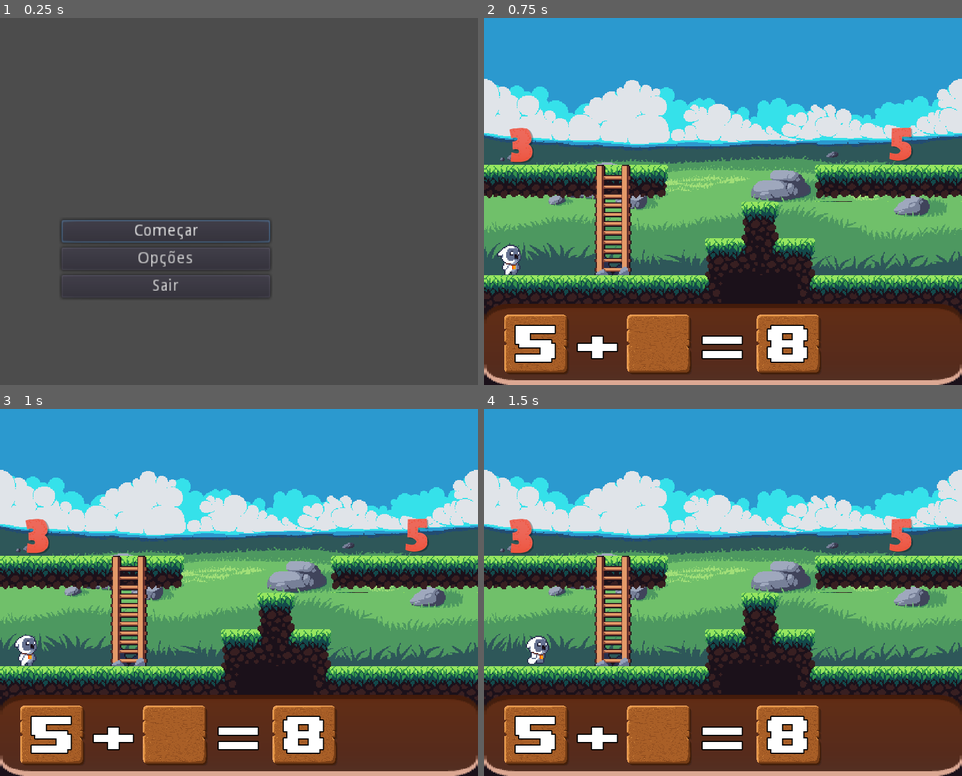
Above: before the commit, frames 1-4 (two rows, left to right).
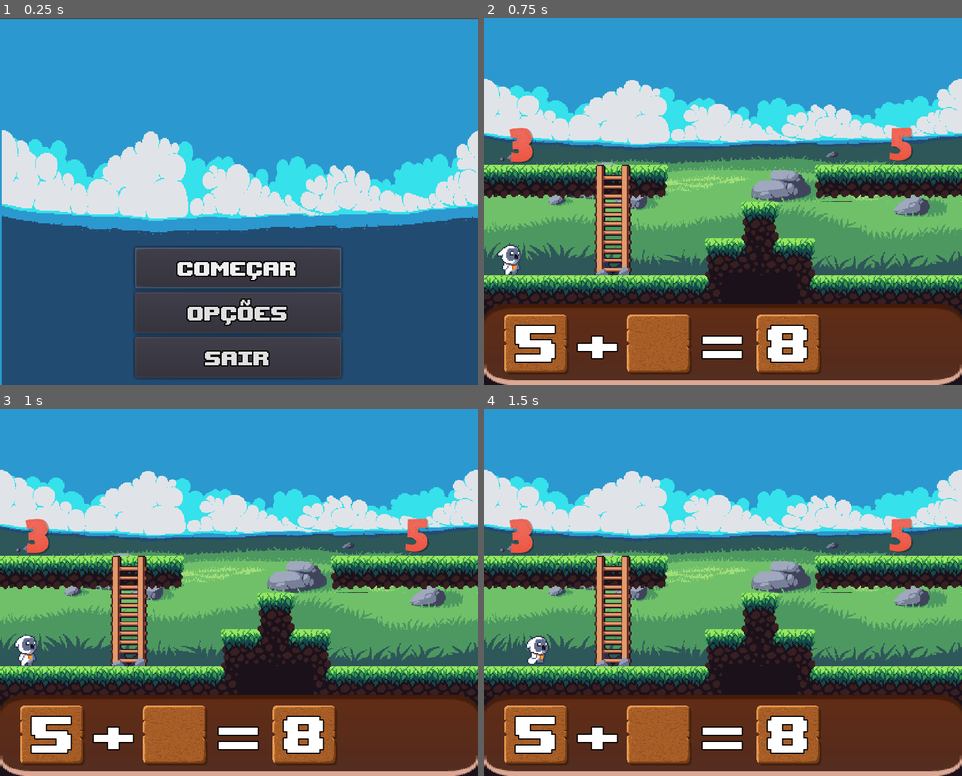
Above: after the commit, the same moments.

Repository: lucaslpsilveira/Go-Math
Game: Godot game, scene res://Menu.tscn
The game is run twice, just before and just after one commit, with the same random seed, the same clock (stepped at 60 frames per second) and the same inputs.
Inputs:
- Up to frame 1 (0.25 s): no input
- Up to frame 2 (0.75 s): click "Começar" at 0.5 s
- Up to frame 3 (1 s): no input
- Up to frame 4 (1.5 s): tap Enter at 1.25 s; hold Right (ui_right) from 1.28 s (still down); hold C (c) from 1.28 s (still down)

The runs differ from the first frame. In frame 1, 88% of the frame differs, in the area x 0-100%, y 0-100%; in frame 2, nothing differs; in frame 3, nothing differs; in frame 4, nothing differs.

Commit message:
Refactor numeros e menu

Diff:
--- /dev/null
+++ b/Assets/Interface/Menu_btn.tres
@@ -0,0 +1,17 @@
+[gd_resource type="Theme" load_steps=2 format=2]
+
+[sub_resource type="StyleBoxTexture" id=1]
+
+[resource]
+Button/colors/font_color = Color( 0, 0, 0, 1 )
+Button/colors/font_color_disabled = Color( 0, 0, 0, 1 )
+Button/colors/font_color_focus = Color( 0, 0, 0, 1 )
+Button/colors/font_color_hover = Color( 0, 0, 0, 1 )
+Button/colors/font_color_pressed = Color( 0, 0, 0, 1 )
+Button/constants/hseparation = 0
+Button/fonts/font = null
+Button/styles/disabled = SubResource( 1 )
+Button/styles/focus = null
+Button/styles/hover = null
+Button/styles/normal = null
+Button/styles/pressed = null
--- a/Fase_1.tscn
+++ b/Fase_1.tscn
@@ -1,9 +1,9 @@
 [gd_scene load_steps=40 format=2]
 
 [ext_resource path="res://Player.tscn" type="PackedScene" id=1]
-[ext_resource path="res://Numeros/3/Numero3.tscn" type="PackedScene" id=2]
+[ext_resource path="res://Numero3.tscn" type="PackedScene" id=2]
 [ext_resource path="res://Fase_1.gd" type="Script" id=3]
-[ext_resource path="res://Numeros/5/Numero5.tscn" type="PackedScene" id=4]
+[ext_resource path="res://Numeros/Numero5.tscn" type="PackedScene" id=4]
 [ext_resource path="res://Assets/World/Tiles/TileSet.png" type="Texture" id=5]
 [ext_resource path="res://Assets/Interface/PNG/bubble/table.png" type="Texture" id=6]
 [ext_resource path="res://Assets/World/Background/Background.png" type="Texture" id=7]
--- a/Menu.tscn
+++ b/Menu.tscn
@@ -1,36 +1,76 @@
-[gd_scene load_steps=2 format=2]
+[gd_scene load_steps=8 format=2]
 
 [ext_resource path="res://Menu.gd" type="Script" id=1]
+[ext_resource path="res://Assets/World/Background/Layers/8.png" type="Texture" id=2]
+[ext_resource path="res://Assets/World/Background/Layers/7.png" type="Texture" id=3]
+[ext_resource path="res://Assets/World/Background/Layers/6.png" type="Texture" id=4]
+
+[sub_resource type="DynamicFontData" id=1]
+font_path = "res://Assets/Font/upheavtt.ttf"
+
+[sub_resource type="DynamicFont" id=2]
+size = 24
+outline_size = 1
+outline_color = Color( 0, 0, 0, 1 )
+extra_spacing_top = 4
+extra_spacing_bottom = 4
+font_data = SubResource( 1 )
+
+[sub_resource type="Theme" id=3]
+default_font = SubResource( 2 )
 
 [node name="Menu" type="Control"]
 anchor_right = 1.0
 anchor_bottom = 1.0
 script = ExtResource( 1 )
+__meta__ = {
+"_edit_horizontal_guides_": [ 325.0 ]
+}
+
+[node name="Background" type="Sprite" parent="."]
+position = Vector2( 209, 161.5 )
+scale = Vector2( 0.725694, 0.990741 )
+texture = ExtResource( 2 )
+
+[node name="Clouds" type="Sprite" parent="."]
+position = Vector2( 210, 177 )
+scale = Vector2( 0.725694, 0.990741 )
+texture = ExtResource( 3 )
+
+[node name="sky" type="Sprite" parent="."]
+position = Vector2( 210, 184 )
+scale = Vector2( 0.725694, 0.990741 )
+texture = ExtResource( 4 )
 
 [node name="VBoxContainer" type="VBoxContainer" parent="."]
-anchor_top = 1.0
-anchor_bottom = 1.0
-margin_left = 53.0
-margin_top = -144.0
-margin_right = 235.0
-margin_bottom = -76.0
+anchor_left = 0.5
+anchor_top = 0.5
+anchor_right = 0.5
+anchor_bottom = 0.5
+margin_left = -91.0
+margin_top = 40.0
+margin_right = 89.0
+margin_bottom = 156.0
+theme = SubResource( 3 )
 
 [node name="Start" type="Button" parent="VBoxContainer"]
-margin_right = 182.0
-margin_bottom = 20.0
+margin_right = 180.0
+margin_bottom = 36.0
 focus_neighbour_top = NodePath("../Quit")
 text = "Começar"
+icon_align = 1
+expand_icon = true
 
 [node name="Options" type="Button" parent="VBoxContainer"]
-margin_top = 24.0
-margin_right = 182.0
-margin_bottom = 44.0
+margin_top = 40.0
+margin_right = 180.0
+margin_bottom = 76.0
 text = "Opções"
 
 [node name="Quit" type="Button" parent="VBoxContainer"]
-margin_top = 48.0
-margin_right = 182.0
-margin_bottom = 68.0
+margin_top = 80.0
+margin_right = 180.0
+margin_bottom = 116.0
 rect_pivot_offset = Vector2( -198, 0 )
 focus_neighbour_bottom = NodePath("../Start")
 text = "Sair"
--- /dev/null
+++ b/Numero3.tscn
@@ -0,0 +1,46 @@
+[gd_scene load_steps=8 format=2]
+
+[ext_resource path="res://Numeros/Numero.gd" type="Script" id=1]
+[ext_resource path="res://Assets/C.png" type="Texture" id=2]
+[ext_resource path="res://Assets/Interface/PNG/bubble/3.png" type="Texture" id=3]
+
+[sub_resource type="AtlasTexture" id=2]
+atlas = ExtResource( 2 )
+region = Rect2( 0, 0, 70, 64 )
+
+[sub_resource type="AtlasTexture" id=3]
+atlas = ExtResource( 2 )
+region = Rect2( 70, 0, 70, 64 )
+
+[sub_resource type="SpriteFrames" id=4]
+animations = [ {
+"frames": [ SubResource( 2 ), SubResource( 3 ) ],
+"loop": true,
+"name": "click",
+"speed": 2.0
+} ]
+
+[sub_resource type="RectangleShape2D" id=1]
+extents = Vector2( 12, 15 )
+
+[node name="Numero" type="Area2D"]
+script = ExtResource( 1 )
+
+[node name="C" type="AnimatedSprite" parent="."]
+position = Vector2( 0, -26 )
+scale = Vector2( 0.25, 0.25 )
+frames = SubResource( 4 )
+animation = "click"
+frame = 1
+playing = true
+
+[node name="Numero" type="Sprite" parent="."]
+modulate = Color( 0.933333, 0.415686, 0.360784, 1 )
+scale = Vector2( 0.5, 0.5 )
+texture = ExtResource( 3 )
+
+[node name="CollisionShape2D" type="CollisionShape2D" parent="."]
+shape = SubResource( 1 )
+
+[connection signal="area_entered" from="." to="." method="_on_Numero_area_entered"]
+[connection signal="area_exited" from="." to="." method="_on_Numero_area_exited"]
--- a/Numeros/5/Numero5.gd
+++ /dev/null
@@ -1,15 +0,0 @@
-extends Node2D
-
-onready var c = $C
-var player_encostando = false
-
-func _ready():
-	remove_child(c)
-
-func _on_Numero_area_exited(area):
-		remove_child(c)
-		player_encostando = false
-
-func _on_Numero_area_entered(area):
-		add_child(c)
-		player_encostando = true
--- a/Numeros/3/Numero3.gd
+++ b/Numeros/Numero.gd
@@ -6,6 +6,7 @@
 func _ready():
 	remove_child(c)
 
+
 func _on_Numero_area_exited(area):
 		remove_child(c)
 		player_encostando = false
--- a/Numeros/3/Numero3.tscn
+++ b/Numeros/Numero4.tscn
@@ -1,6 +1,6 @@
 [gd_scene load_steps=8 format=2]
 
-[ext_resource path="res://Numeros/3/Numero3.gd" type="Script" id=1]
+[ext_resource path="res://Numeros/Numero.gd" type="Script" id=1]
 [ext_resource path="res://Assets/C.png" type="Texture" id=2]
 [ext_resource path="res://Assets/Interface/PNG/bubble/3.png" type="Texture" id=3]
 
@@ -31,7 +31,6 @@
 scale = Vector2( 0.25, 0.25 )
 frames = SubResource( 4 )
 animation = "click"
-frame = 1
 playing = true
 
 [node name="Numero" type="Sprite" parent="."]
--- a/Numeros/5/Numero5.tscn
+++ b/Numeros/Numero5.tscn
@@ -2,7 +2,7 @@
 
 [ext_resource path="res://Assets/C.png" type="Texture" id=1]
 [ext_resource path="res://Assets/Interface/PNG/bubble/5.png" type="Texture" id=2]
-[ext_resource path="res://Numeros/3/Numero3.gd" type="Script" id=3]
+[ext_resource path="res://Numeros/Numero.gd" type="Script" id=3]
 
 [sub_resource type="AtlasTexture" id=2]
 atlas = ExtResource( 1 )
@@ -31,7 +31,6 @@
 scale = Vector2( 0.25, 0.25 )
 frames = SubResource( 4 )
 animation = "click"
-frame = 1
 playing = true
 
 [node name="Numero" type="Sprite" parent="."]
Empty file added: Numero0.tscn
Empty file added: Numero6.tscn
Empty file added: Numeros/Numero1.tscn
Empty file added: Numeros/Numero2.tscn
Empty file added: Numeros/Numero7.tscn
Empty file added: Numeros/Numero8.tscn
Empty file added: Numeros/Numero9.tscn
